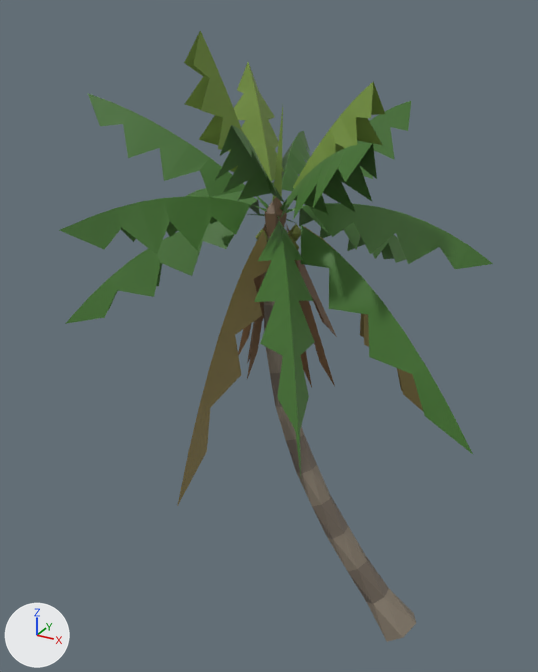
One commit to the FBX model FBX/SM_Palm_Coco_B.fbx: the scene before it, then after it.
The view is the same before and after, from a 50 mm camera at (2.95, -10.46, 10.57) aimed at (-3.04, 0.45, 5.12). The lights are fixed; the arrows at lower left show +X, +Y and +Z. The older version comes first. Objects named as collision shapes, trigger or cutter boxes, shadow casters or lower levels of detail are left out. Where no turn or scale is listed for an object, it has been applied to the vertices.

The first picture shows 'SM_Palm_Coco_B_LOD0'.
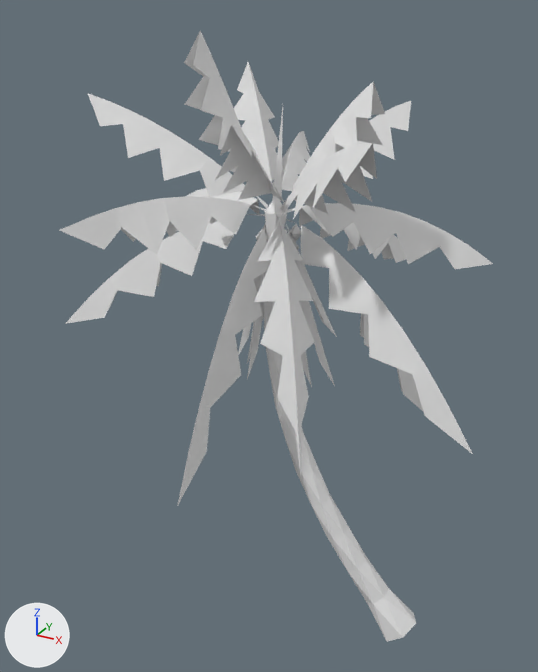
Boxes (x1, y1, x2, y2) around the edits, measured in the pictures (538 x 672 px):
'SM_Palm_Coco_B_LOD0', recoloured (green to white): (59, 31, 493, 642) in both

The change, as a list of edits to the scene's bpy script:
```text
Change mat_mi_palm_dead:
    mat_mi_palm_dead.base_color: (0.17, 0.09, 0.035) -> (0.8, 0.8, 0.8)  # brown #735535 -> white #e7e7e7
Change mat_mi_palm_frond:
    mat_mi_palm_frond.base_color: (0.06, 0.18, 0.03) -> (0.8, 0.8, 0.8)  # dark green #457630 -> white #e7e7e7
Change mat_mi_palm_husk:
    mat_mi_palm_husk.base_color: (0.13, 0.08, 0.04) -> (0.8, 0.8, 0.8)  # brown #655038 -> white #e7e7e7
Change mat_mi_palm_old:
    mat_mi_palm_old.base_color: (0.22, 0.17, 0.05) -> (0.8, 0.8, 0.8)  # yellow #81733f -> white #e7e7e7
Change mat_mi_palm_trunka:
    mat_mi_palm_trunka.base_color: (0.24, 0.2, 0.15) -> (0.8, 0.8, 0.8)  # brown #867c6c -> white #e7e7e7
Change mat_mi_palm_trunkb:
    mat_mi_palm_trunkb.base_color: (0.16, 0.13, 0.1) -> (0.8, 0.8, 0.8)  # brown #6f6559 -> white #e7e7e7
Change mat_mi_palm_young:
    mat_mi_palm_young.base_color: (0.17, 0.28, 0.04) -> (0.8, 0.8, 0.8)  # green #739038 -> white #e7e7e7
```
